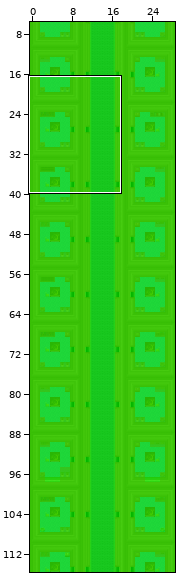
Two states of a Tiled map, tiled/interiors/semos/master_house.tmx. Above, an overview of the earlier version with the close-up marked.
Close-up. The starting point:
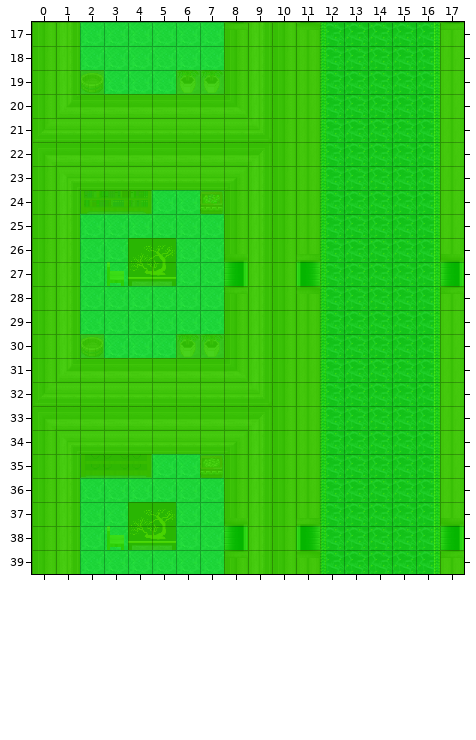
Cells are 32x32 px. Shown: x 0..17, y 17..39. The commit also changed other parts of the map, which this record leaves out. The old version is drawn lined up with the new one.
The result:
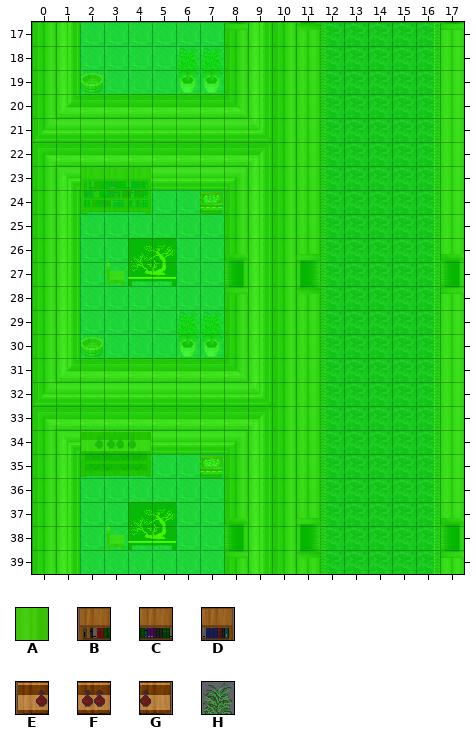
Key: from "collision": A 0; from "dark_bookshelf_2": B 0, C 1, D 2; from "dark_bottle_shelf": E 0, F 1, G 2; from "oriental_plant": H 0.
_ is an empty cell.
Tiles of an added or newly shown layer are drawn over the layers below it.
See-through tiles are keyed as they look on the map.
The exact change:
{"change": "map size 29x121 -> 29x132 cells"}
{"where": "layer \"3_roof\" (now shown)"}
{"y":18,"x":6,"old":"__","new":"HH"}
{"y":23,"x":2,"old":"___","new":"BCD"}
{"y":29,"x":6,"old":"__","new":"HH"}
{"y":34,"x":2,"old":"___","new":"EFG"}
{"where": "layer \"collision\" (now hidden)"}
{"y":17,"x":0,"old":"AA","new":"__"}
{"y":17,"x":8,"old":"AAAA","new":"____"}
{"y":17,"x":17,"old":"A","new":"_"}
{"y":18,"x":0,"old":"AA","new":"__"}
{"y":18,"x":8,"old":"AAAA","new":"____"}
{"y":18,"x":17,"old":"A","new":"_"}
{"y":19,"x":0,"old":"AAA","new":"___"}
{"y":19,"x":6,"old":"AAAAAA","new":"______"}
{"y":19,"x":17,"old":"A","new":"_"}
{"y":20,"x":0,"old":"AAAAAAAAAAAA","new":"____________"}
{"y":20,"x":17,"old":"A","new":"_"}
{"y":21,"x":0,"old":"AAAAAAAAAAAA","new":"____________"}
{"y":21,"x":17,"old":"A","new":"_"}
{"y":22,"x":0,"old":"AAAAAAAAAAAA","new":"____________"}
{"y":22,"x":17,"old":"A","new":"_"}
{"y":23,"x":0,"old":"AAAAAAAAAAAA","new":"____________"}
{"y":23,"x":17,"old":"A","new":"_"}
{"y":24,"x":0,"old":"AAAAA","new":"_____"}
{"y":24,"x":7,"old":"AAAAA","new":"_____"}
{"y":24,"x":17,"old":"A","new":"_"}
{"y":25,"x":0,"old":"AA","new":"__"}
{"y":25,"x":8,"old":"AAAA","new":"____"}
{"y":25,"x":17,"old":"A","new":"_"}
{"y":26,"x":0,"old":"AA","new":"__"}
{"y":26,"x":4,"old":"AA","new":"__"}
{"y":26,"x":8,"old":"AAAA","new":"____"}
{"y":26,"x":17,"old":"A","new":"_"}
{"y":27,"x":0,"old":"AA","new":"__"}
{"y":27,"x":4,"old":"AA","new":"__"}
{"y":27,"x":9,"old":"AA","new":"__"}
{"y":28,"x":0,"old":"AA","new":"__"}
{"y":28,"x":8,"old":"AAAA","new":"____"}
{"y":28,"x":17,"old":"A","new":"_"}
{"y":29,"x":0,"old":"AA","new":"__"}
{"y":29,"x":8,"old":"AAAA","new":"____"}
{"y":29,"x":17,"old":"A","new":"_"}
{"y":30,"x":0,"old":"AAA","new":"___"}
{"y":30,"x":6,"old":"AAAAAA","new":"______"}
{"y":30,"x":17,"old":"A","new":"_"}
{"y":31,"x":0,"old":"AAAAAAAAAAAA","new":"____________"}
{"y":31,"x":17,"old":"A","new":"_"}
{"y":32,"x":0,"old":"AAAAAAAAAAAA","new":"____________"}
{"y":32,"x":17,"old":"A","new":"_"}
{"y":33,"x":0,"old":"AAAAAAAAAAAA","new":"____________"}
{"y":33,"x":17,"old":"A","new":"_"}
{"y":34,"x":0,"old":"AAAAAAAAAAAA","new":"____________"}
{"y":34,"x":17,"old":"A","new":"_"}
{"y":35,"x":0,"old":"AAAAA","new":"_____"}
{"y":35,"x":7,"old":"AAAAA","new":"_____"}
{"y":35,"x":17,"old":"A","new":"_"}
{"y":36,"x":0,"old":"AA","new":"__"}
{"y":36,"x":8,"old":"AAAA","new":"____"}
{"y":36,"x":17,"old":"A","new":"_"}
{"y":37,"x":0,"old":"AA","new":"__"}
{"y":37,"x":4,"old":"AA","new":"__"}
{"y":37,"x":8,"old":"AAAA","new":"____"}
{"y":37,"x":17,"old":"A","new":"_"}
{"y":38,"x":0,"old":"AA","new":"__"}
{"y":38,"x":4,"old":"AA","new":"__"}
{"y":38,"x":9,"old":"AA","new":"__"}
{"y":39,"x":0,"old":"AA","new":"__"}
{"y":39,"x":8,"old":"AAAA","new":"____"}
{"y":39,"x":17,"old":"A","new":"_"}
